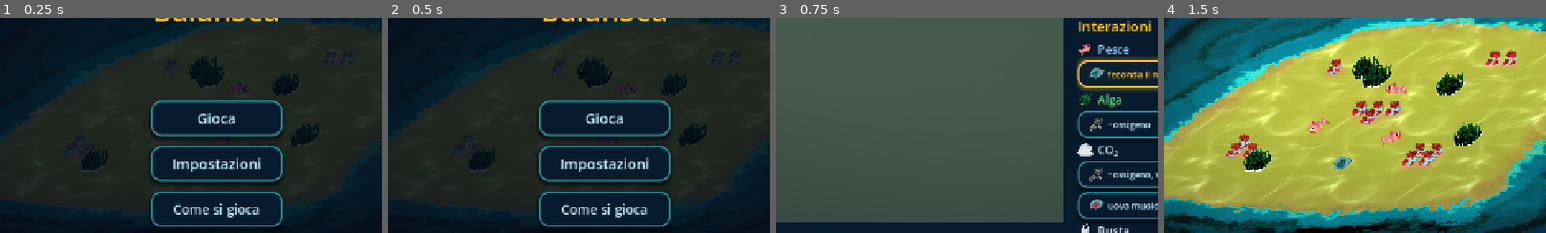
Above: before the commit, frames 1-4 (left to right).
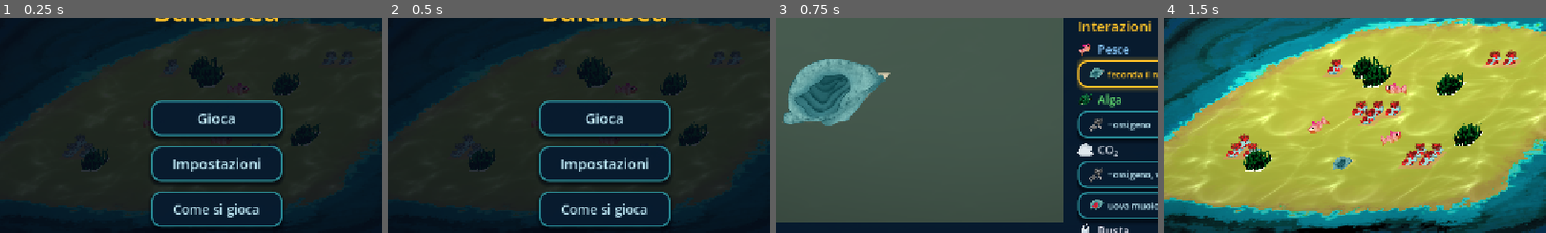
Above: after the commit, the same moments.

Repository: TakFog/rgj2026
Game: Godot game, scene res://main/main.tscn
Same seed, same stepped clock (60 frames per second), same inputs: the game is played once before the commit and once after it. Sound files missing from this copy of the repository are replaced by a short silence.
Inputs:
- Up to frame 1 (0.25 s): no input
- Up to frame 2 (0.5 s): no input
- Up to frame 3 (0.75 s): click "Gioca" at 0.5 s
- Up to frame 4 (1.5 s): click "Inizia" at 1.25 s
The pictures show only the part of the screen within x 22-72%, y 27-77%; the shares and areas given below are measured in that part.

Frames 1-2 are identical in both runs. In frame 3, 5.7% of the frame differs, in the area x 2-30%, y 19-51%; in frame 4, nothing differs.

Commit message:
Keep tutorial nests visible above the seabed

Diff:
--- a/tests/unit/test_tutorial_stage.gd
+++ b/tests/unit/test_tutorial_stage.gd
@@ -43,6 +43,7 @@
 			predator_z = sprite.z_index
 		elif sprite.texture == Nest.EGGS_TEXTURE:
 			nest_z = sprite.z_index
+	assert_true(nest_z > 0, "nest must stay above the seabed, got z %d" % nest_z)
 	assert_true(predator_z > nest_z, "predator %d, nest %d" % [predator_z, nest_z])
 	stage.free()
 
--- a/ui/b_tutorial_stage.gd
+++ b/ui/b_tutorial_stage.gd
@@ -15,12 +15,13 @@
 const NEST_HEIGHT := 130.0
 const ALGAE_HEIGHT := 105.0
 const CORAL_HEIGHT := 140.0
-## Nests are ground cover; predators and other agents draw above them.
+## Ground actors stay above the stage background (positive z); predators and the
+## other creatures draw above the nest without disappearing behind the seabed.
 const Z_BY_ID := {
-	&"nest": -1,
-	&"nest_eggs": -1,
-	&"coral": 0,
-	&"algae": 0,
+	&"nest": 1,
+	&"nest_eggs": 1,
+	&"coral": 2,
+	&"algae": 2,
 	&"fish": 5,
 	&"bag": 8,
 	&"co2": 10,
